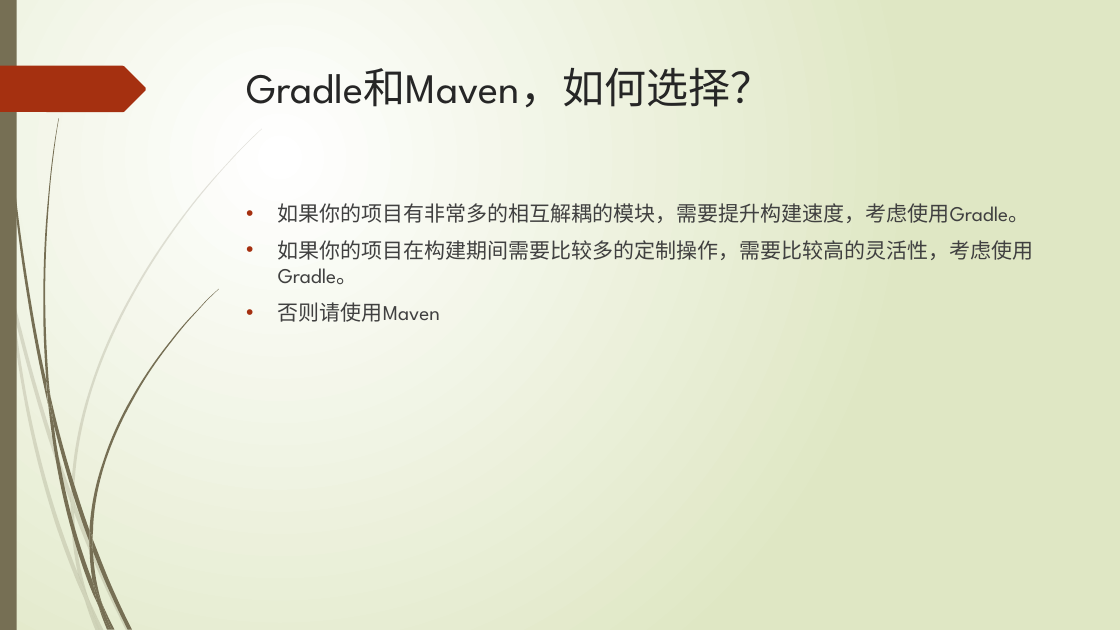
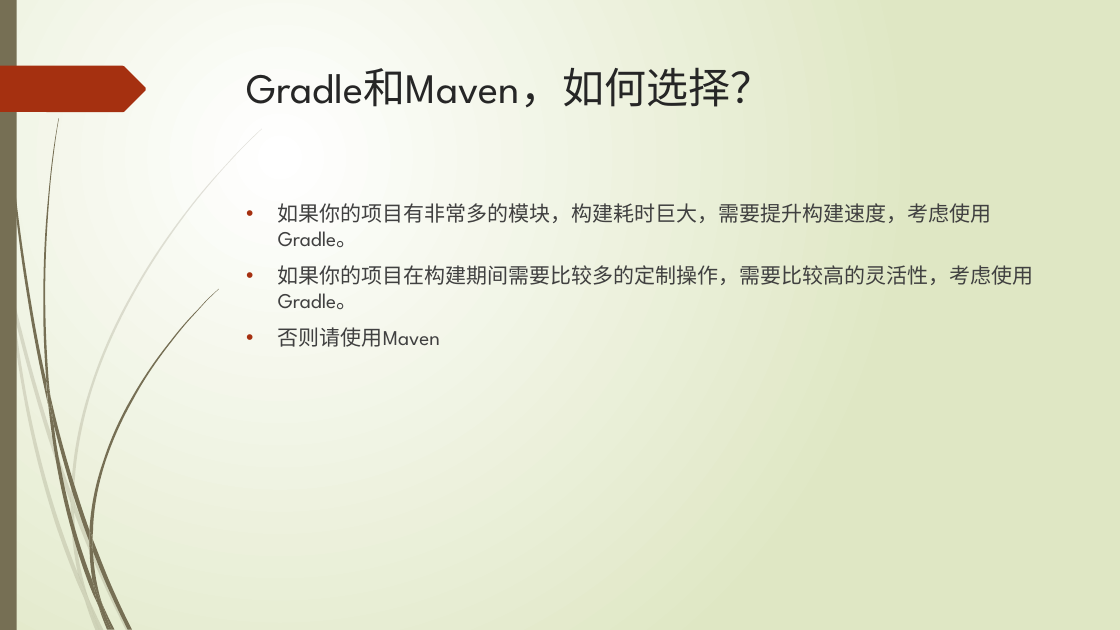
Before and after one commit to xljnc/gradle-springboot-plugin, a slide deck: slide 31 of doc/Gradle浅析.pptx. Drawn at 1120x630 pixels with LibreOffice and Linux fonts; fonts in the diff are those of the drawing. Boxes give left, top, right and bottom in pixels: in the first picture for what was removed or moved away, otherwise in the second. Text is boxed around its words. In the diff, an @@ line names an element or a change of style, - is before the commit and + after.

```diff
--- a/doc/Gradle浅析.pptx
+++ b/doc/Gradle浅析.pptx
@@ text at <box>278,200,992,247</box>: text changed @@
-• 如果你的项目有非常多的相互解耦的模块，需要提升构建速度，考虑使用Gradle。
+• 如果你的项目有非常多的模块，构建耗时巨大，需要提升构建速度，考虑使用Gradle。
```
Also in this commit, not shown: 1 other slide changed.
